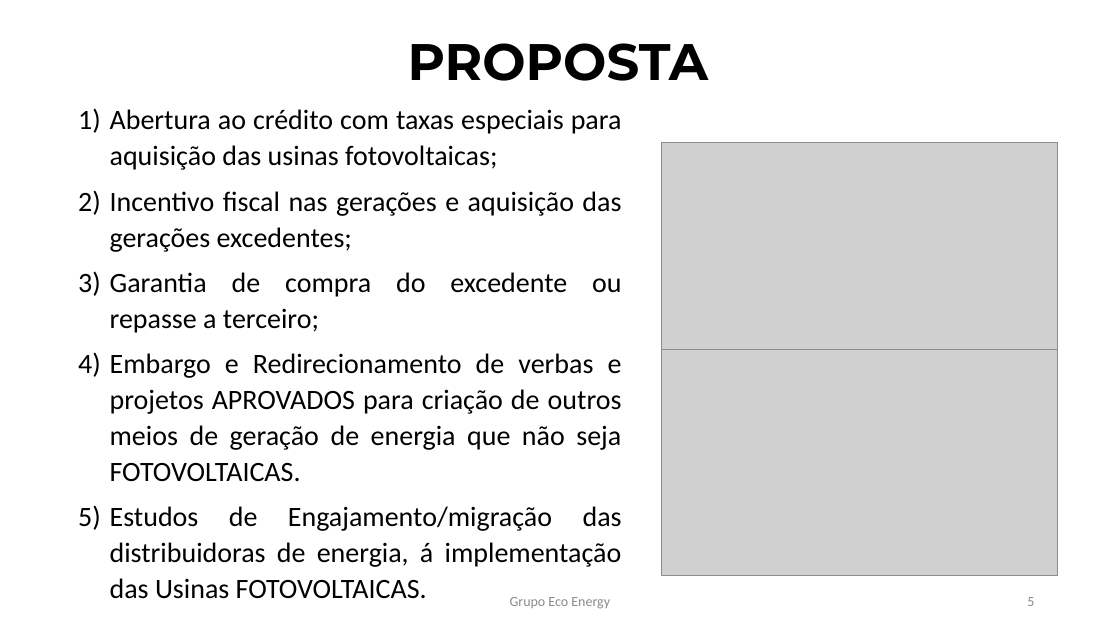
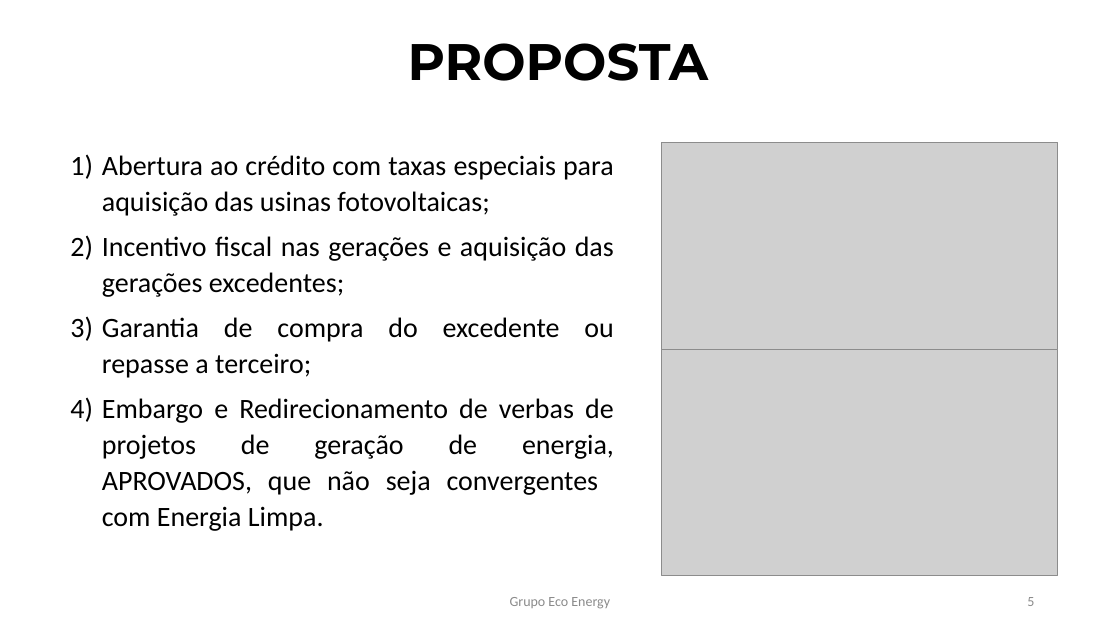
Before and after one commit to niltonjaber/ECO-Energy-21-, a slide deck: slide 5 of Projeto Eco-Energy 21 (4).pptx. Drawn at 1120x630 pixels with LibreOffice and Linux fonts; fonts in the diff are those of the drawing; grey boxes stand for pictures. Boxes give left, top, right and bottom in pixels: in the first picture for what was removed or moved away, otherwise in the second. Text is boxed around its words. In the diff, an @@ line names an element or a change of style, - is before the commit and + after.

```diff
--- a/Projeto Eco-Energy 21 (4).pptx
+++ b/Projeto Eco-Energy 21 (4).pptx
@@ text "Abertura ao crédito com taxas ..." moved from (x1=110, y1=109, x2=622, y2=599) to (x1=102, y1=155, x2=614, y2=531) @@
@@ text at (x1=102, y1=398, x2=614, y2=531): text changed @@
-4) Embargo e Redirecionamento de verbas e projetos APROVADOS para criação de outros meios de geração de energia que não seja FOTOVOLTAICAS.
-5) Estudos de Engajamento/migração das distribuidoras de energia, á implementação das Usinas FOTOVOLTAICAS.
+4) Embargo e Redirecionamento de verbas de projetos de geração de energia, APROVADOS, que não seja convergentes com Energia Limpa.
```
Also in this commit, not shown: 2 other slides changed, 2 slides added.
